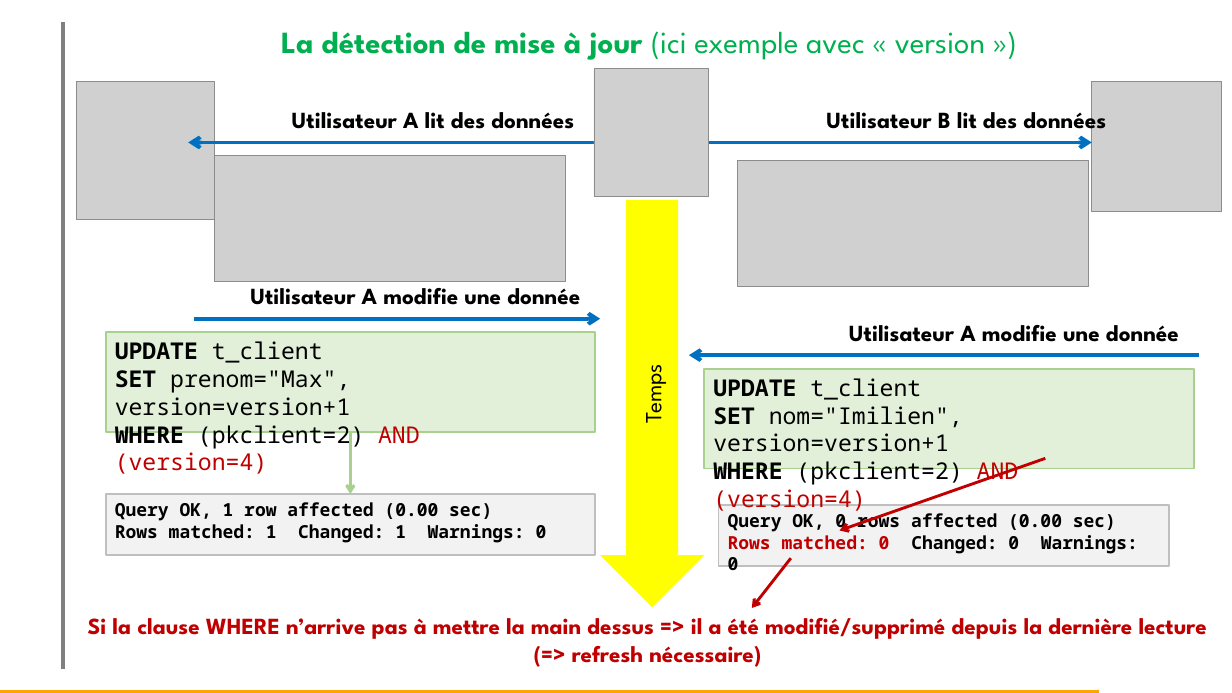
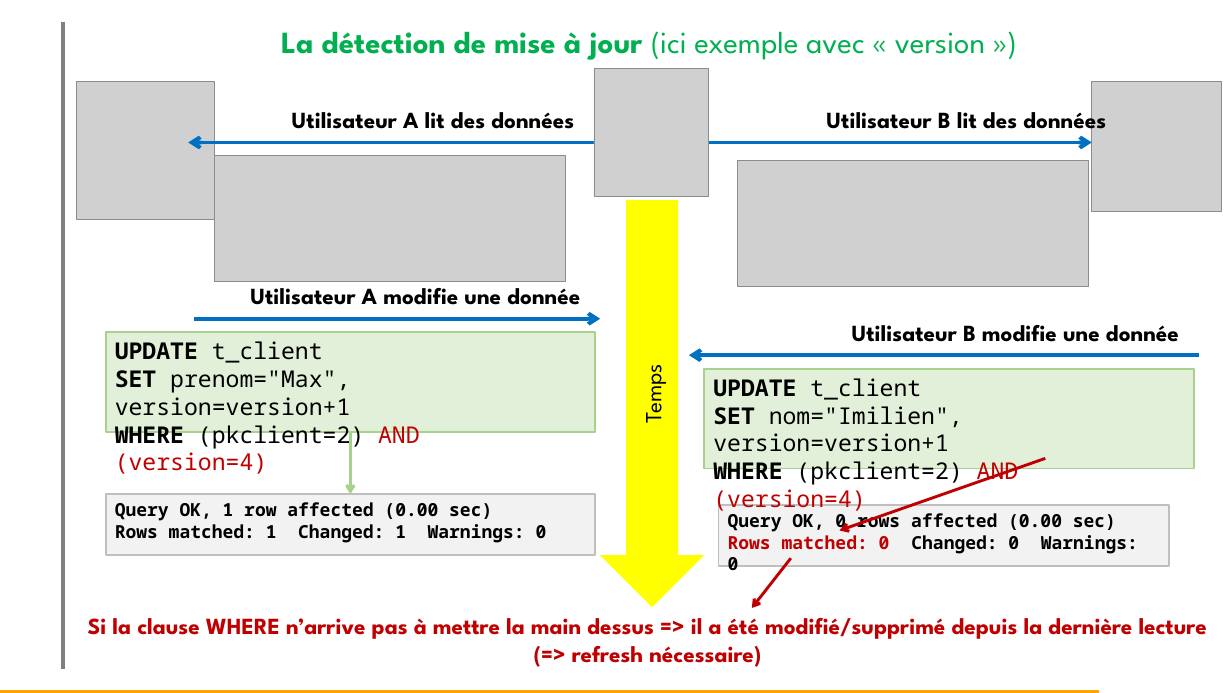
Before and after one commit to emf-info-223/223_01_TH_01_ConcurrenceMultiUtilisateurs, a slide deck: slide 33 of presentation/223-Introduction-au-verrouillage.pptm. Drawn at 1232x693 pixels with LibreOffice and Linux fonts; fonts in the diff are those of the drawing; grey boxes stand for pictures; background and template pictures are left out. Boxes give left, top, right and bottom in pixels: in the first picture for what was removed or moved away, otherwise in the second. Text is boxed around its words. In the diff, an @@ line names an element or a change of style, - is before the commit and + after.

```diff
--- a/presentation/223-Introduction-au-verrouillage.pptm
+++ b/presentation/223-Introduction-au-verrouillage.pptm
@@ text at (852,325,1179,342): text changed @@
-Utilisateur A modifie une donnée
+Utilisateur B modifie une donnée
```
Also in this commit, not shown: 1 other slide changed, 2 other files.
